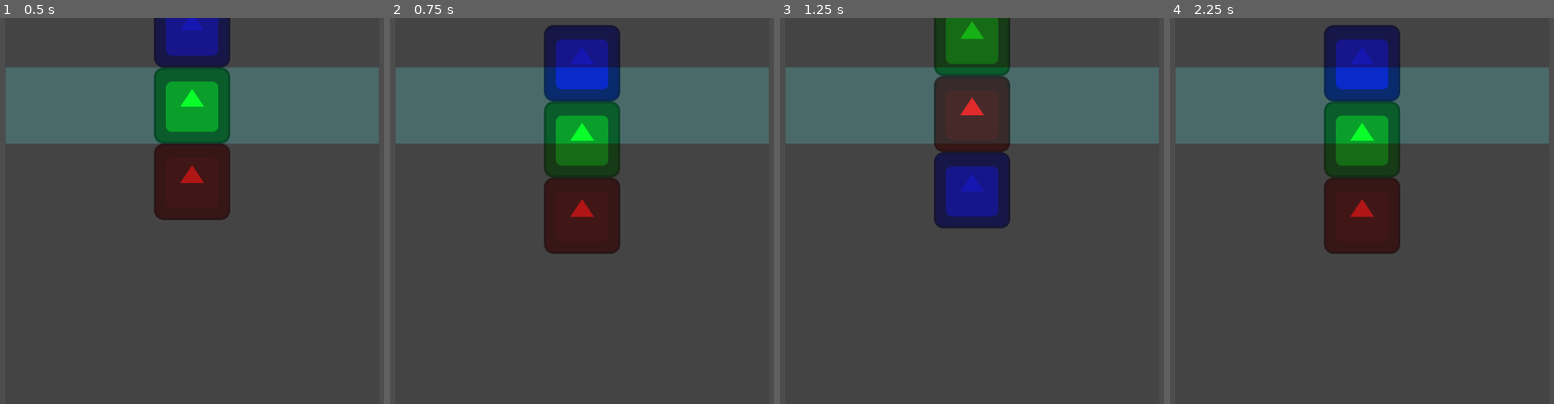
Above: before the commit, frames 1-4 (left to right).
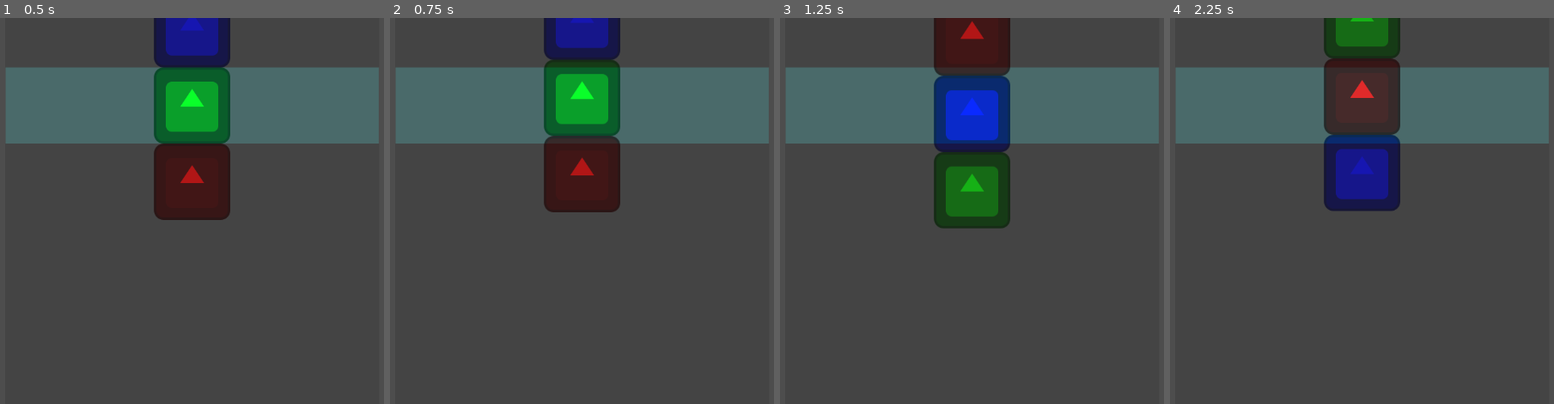
Above: after the commit, the same moments.

Repository: luiz734/slotgame
Game: Godot game, scene res://main.tscn
The game is run twice, just before and just after one commit, with the same random seed, the same clock (stepped at 60 frames per second) and the same inputs. The engine's default icon, where the game draws it, is replaced by a stand-in: a white triangle on a blue panel in a dark square.
Inputs:
- Up to frame 1 (0.5 s): no input
- Up to frame 2 (0.75 s): tap Enter at 0.5 s; tap Space (run) at 0.6 s
- Up to frame 3 (1.25 s): no input
- Up to frame 4 (2.25 s): tap Space (run) at 1.35, 2.1 s

Frame 1 is identical in both runs. In frame 2, 8.8% of the frame differs, in the area x 40-60%, y 0-62%; in frame 3, 10%; in frame 4, 12%.

Commit message:
Fix spin_up animation

Diff:
--- a/slot_machine.gd
+++ b/slot_machine.gd
@@ -45,9 +45,9 @@
         )
 
 func spin():
-    #for i in range(1, len(_tiles)):
-        #_tiles[i].spin_up()
-    #await _tiles[0].spin_up()
+    for i in range(0, len(_tiles)):
+        _tiles[i].spin_up()
+    await get_tree().create_timer(0.3).timeout
     for tile in _tiles:
         tile.move_by(Vector2(0, sprite_size_y))
 
@@ -64,13 +64,3 @@
 
 func _physics_process(delta):
     pass
-    #if state == "RUNNING":
-        #base_position_y += speed * delta
-        #if base_position_y > distance_before_reset:
-            #base_position_y = 0
-        #
-        #for i in range(len(_tiles)):
-            #var tile = _tiles[i]
-            #tile.position.y += delta * speed
-            #var pos_y = base_position_y + sprite_size_y * i
-            #tile.position.y = pos_y
--- a/slot_tile.tscn
+++ b/slot_tile.tscn
@@ -43,7 +43,7 @@
 tracks/0/interp = 1
 tracks/0/loop_wrap = true
 tracks/0/keys = {
-"times": PackedFloat32Array(0, 0.3, 1),
+"times": PackedFloat32Array(0, 0.65, 1),
 "transitions": PackedFloat32Array(1, 0.241485, 1),
 "update": 0,
 "values": [Vector2(0, 0), Vector2(0, -50), Vector2(0, 0)]
